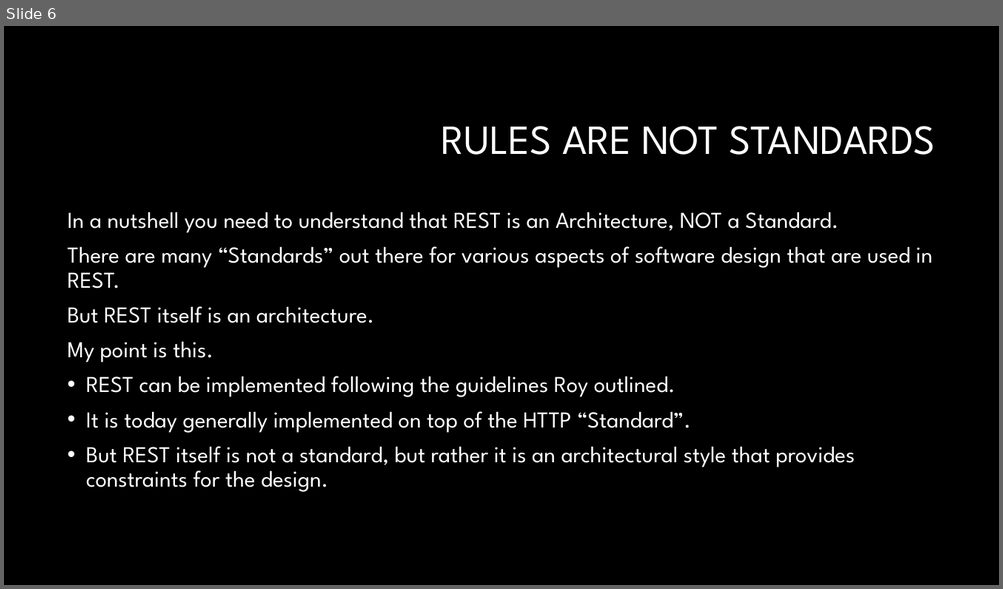
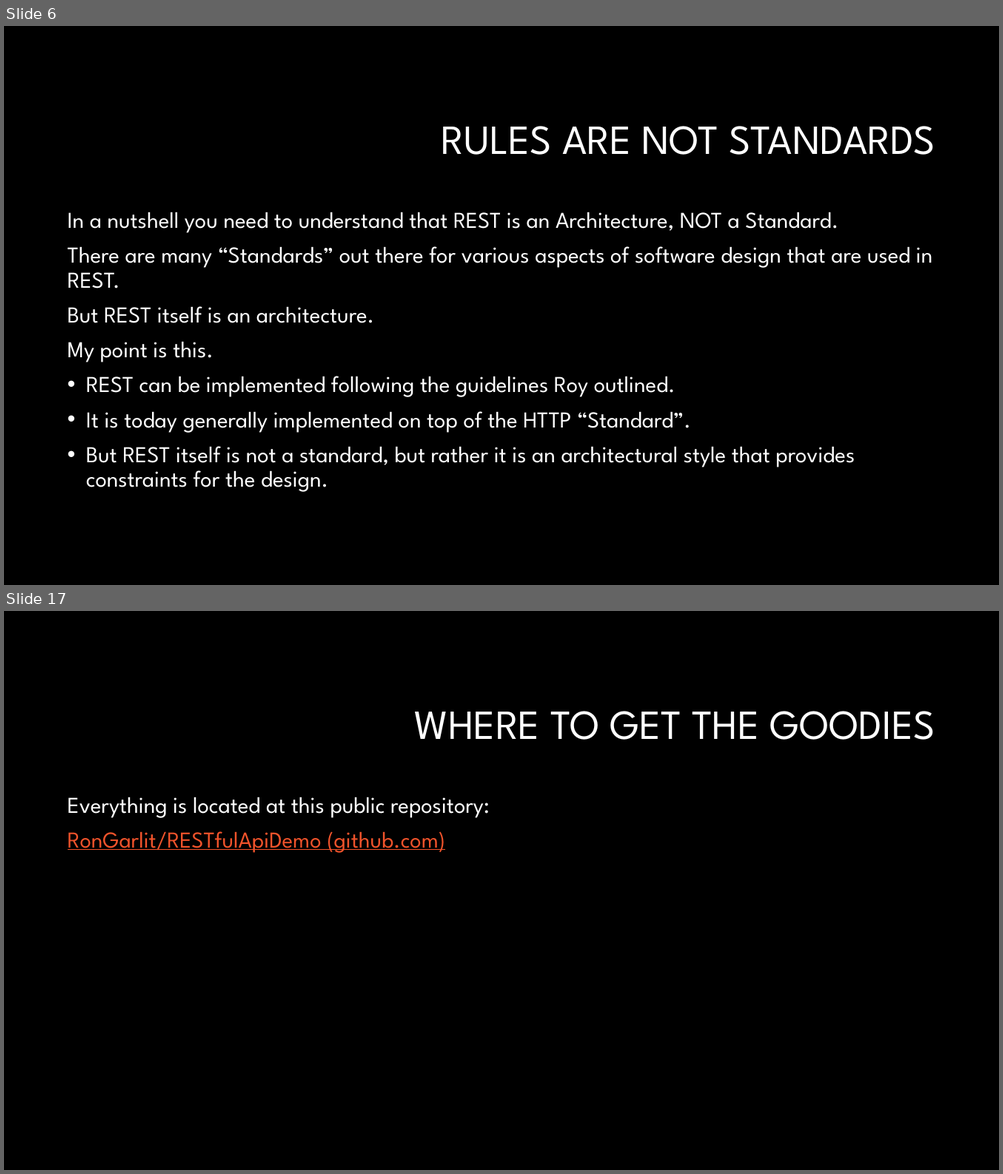
Before and after one commit to RonGarlit/RESTfulApiDemo, a slide deck: RESTful API the HATEOAS Way.pptx. Shown one above the other, each under a label of ours: slide 6 before the commit, slides 6 and 17 after it; the slides between them are not shown. The pictures are 1003x589 and 1003x1174 pixels, drawn with LibreOffice and Linux fonts; fonts in the diff are those of the drawing; background and template pictures are left out. Boxes give left, top, right and bottom in pixels: in the first picture for what was removed or moved away, otherwise in the second. Text is boxed around its words. In the diff, an @@ line names an element or a change of style, - is before the commit and + after.

```diff
--- a/RESTful API the HATEOAS Way.pptx
+++ b/RESTful API the HATEOAS Way.pptx
@@ slide 17 added at (4,611,999,1170), background #000000 @@
@@ title added at (415,711,935,740), 40 pt, text #FFFFFF @@
+WHERE TO GET THE GOODIES
@@ text added at (68,797,489,853), 22 pt, text #FFFFFF @@
+Everything is located at this public repository:
+RonGarlit/RESTfulApiDemo (github.com)
```
Also in this commit, not shown: 1 slide changed, 9 other slides added.
